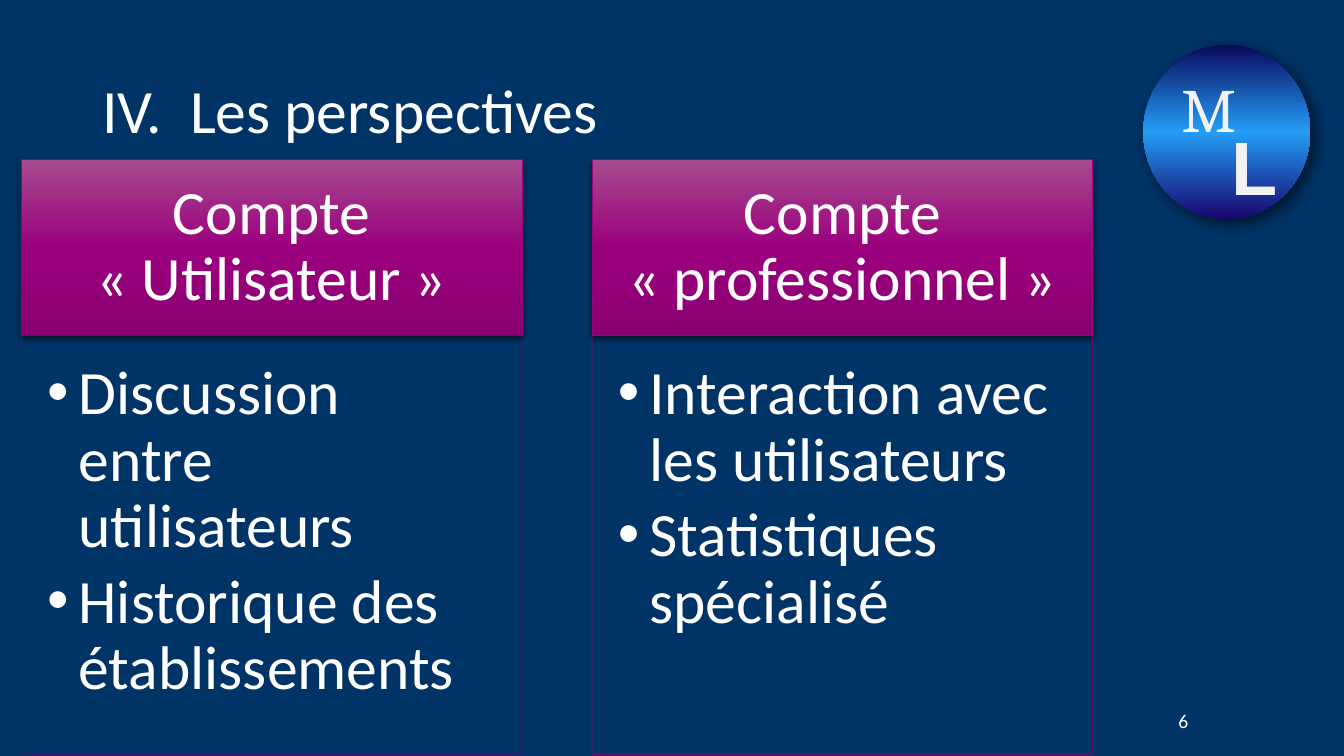
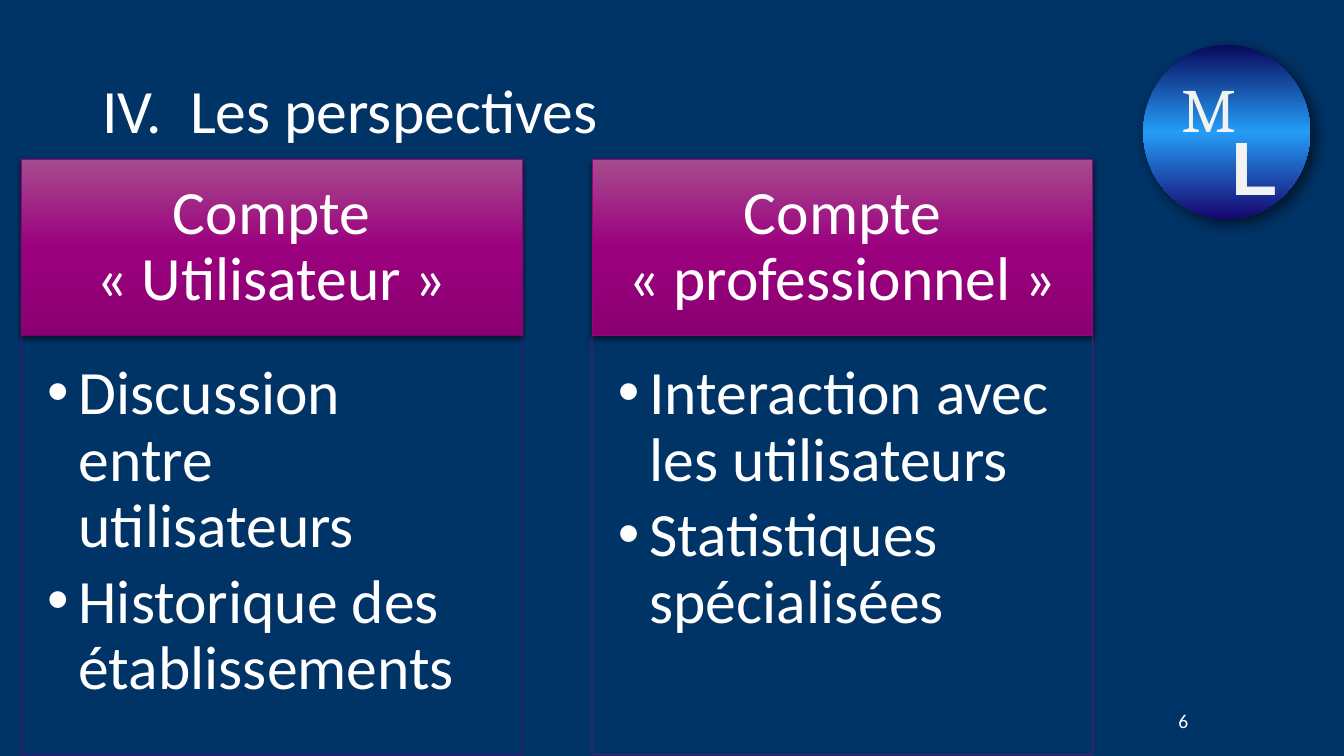
Before and after one commit to marc-wichegrod/montpeloisirs, a slide deck: slide 6 of Montpeloisirs F2.pptx. Drawn at 1344x756 pixels with LibreOffice and Linux fonts; fonts in the diff are those of the drawing; background and template pictures are left out. Boxes give left, top, right and bottom in pixels: in the first picture for what was removed or moved away, otherwise in the second. Text is boxed around its words. In the diff, an @@ line names an element or a change of style, - is before the commit and + after.

```diff
--- a/Montpeloisirs F2.pptx
+++ b/Montpeloisirs F2.pptx
@@ text at (649,513,943,633): text changed @@
-  •• Statistiques spécialisé
+  •• Statistiques spécialisées
```
Also in this commit, not shown: 2 other slides changed.
